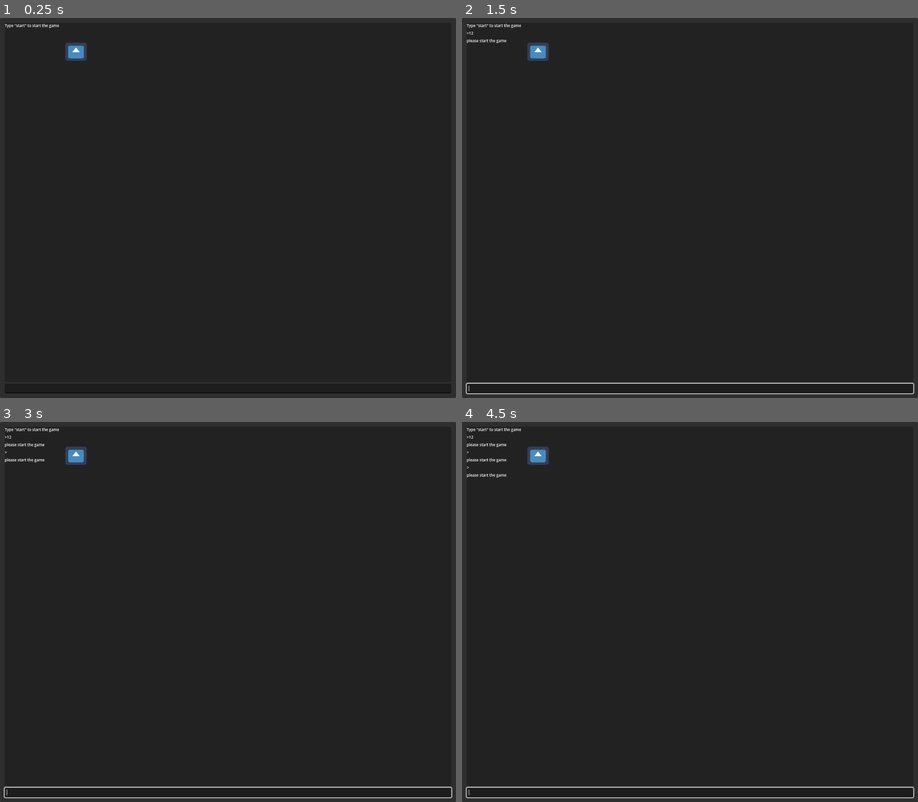
Above: before the commit, frames 1-4 (two rows, left to right).
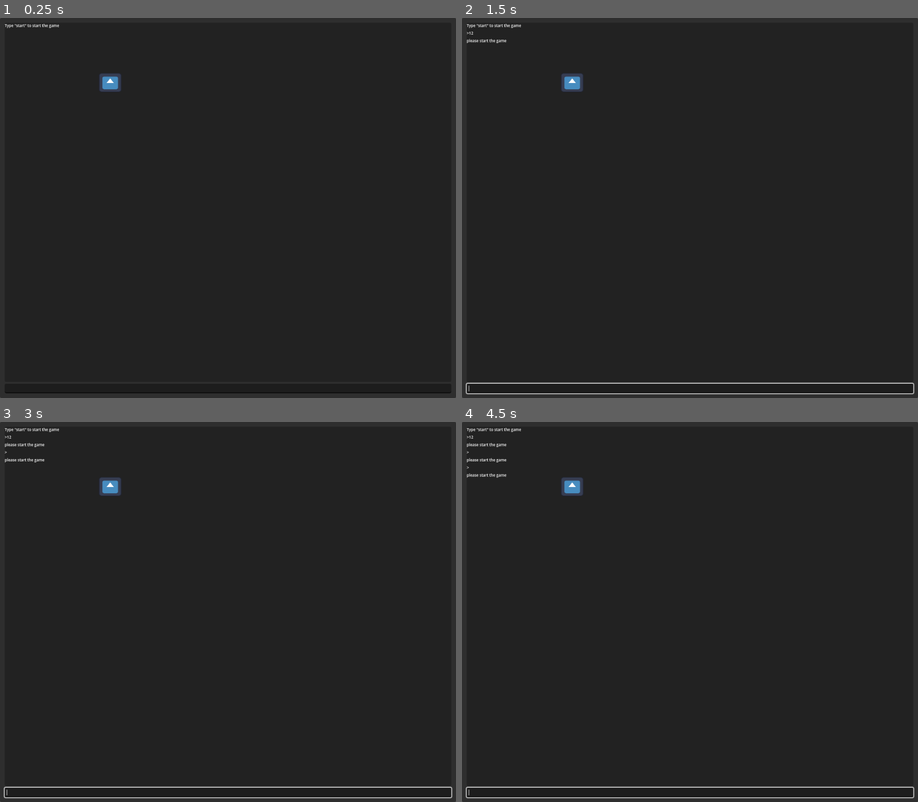
Above: after the commit, the same moments.

Repository: rawardi/dungeoncrawler
Game: Godot game, scene res://game.tscn
Two runs of this game, one before a commit and one after it. Both use one fixed random seed, a clock stepped at 60 frames per second and the inputs below. The engine's default icon, where the game draws it, is replaced by a stand-in: a white triangle on a blue panel in a dark square.
Inputs (mouse positions are in pixels of both pictures, inside the frame that each line leads up to):
- Up to frame 1 (0.25 s): no input
- Up to frame 2 (1.5 s): click (690, 390) at 0.52 s; type "12" at 0.6 s; tap Enter at 1.25 s
- Up to frame 3 (3 s): tap Space at 2 s; tap Enter at 2.75 s
- Up to frame 4 (4.5 s): tap Space at 3.5 s; tap Enter at 4.25 s

The runs differ from the first frame. In frame 1, 0.5% of the frame differs, in the area x 14-27%, y 6-20%; in frame 2, 0.5%; in frame 3, 0.5%; in frame 4, 0.5%.

Commit message:
room changing fixed

Diff:
--- a/dungeoncrawling/commandprocessor.gd
+++ b/dungeoncrawling/commandprocessor.gd
@@ -6,12 +6,16 @@
 @onready var room1=$roomhandler/room1
 @onready var room2=$roomhandler/room2
 @onready var room3=$roomhandler/room3
+@onready var playerpos=$roomhandler/Sprite2D
 var can_go_right = false
-@onready var currentroomright=$roomhandler/room1
+var currentroomright :Node2D
 var targetroomright :Node2D
 var can_go_left=false
 @onready var currentroomleft=$roomhandler/room1
 var targetroomleft :Node2D
+func _ready() -> void:
+	currentroomleft =room1
+	currentroomright=room1
 func  process(input:String) :
 	if start == false :
 		match input :
@@ -25,8 +29,9 @@
 			"right" :
 				if can_go_right:
 					travel=false
-					$roomhandler/Sprite2D.global_position=targetroomright.global_position
+					playerpos.global_position=targetroomright.global_position
 					currentroomright=targetroomright
+					print(currentroomright)
 					can_go_right=false
 					return "You go right."
 				else:
@@ -35,7 +40,7 @@
 			"left" :
 				if can_go_left:
 					travel=false
-					$roomhandler/Sprite2D.global_position=targetroomleft.global_position
+					playerpos.global_position=targetroomleft.global_position
 					currentroomleft=targetroomleft
 					can_go_left=false
 					return "You go left."
@@ -76,16 +81,12 @@
 	return "check Inventory"
 
 
-func _on_right_area_entered(area: Area2D) -> void:
-	targetroomright=area
+func _on_right_body_entered(body: Node2D) -> void:
+	targetroomright=body
+	print(currentroomright)
 	can_go_right=true
 
 
-func _on_left_area_entered(area: Area2D) -> void:
-	targetroomleft=area
+func _on_left_body_entered(body: Node2D) -> void:
+	targetroomleft=body
 	can_go_left=true
-
-
-func _on_right_body_entered(body: Node2D) -> void:
-	targetroomright=body
-	can_go_right=true
--- a/dungeoncrawling/game.tscn
+++ b/dungeoncrawling/game.tscn
@@ -4,11 +4,11 @@
 [ext_resource type="Script" path="res://commandprocessor.gd" id="2_b1lvj"]
 [ext_resource type="Texture2D" uid="uid://dso6lcvu0ekpy" path="res://icon.svg" id="3_e4ldw"]
 
-[sub_resource type="SegmentShape2D" id="SegmentShape2D_1hg2q"]
-b = Vector2(128, 0)
+[sub_resource type="RectangleShape2D" id="RectangleShape2D_u1ykk"]
+size = Vector2(74, 102.4)
 
-[sub_resource type="SegmentShape2D" id="SegmentShape2D_5tfn6"]
-b = Vector2(-149.333, 3.2)
+[sub_resource type="RectangleShape2D" id="RectangleShape2D_ikhcg"]
+size = Vector2(85.3334, 102.4)
 
 [sub_resource type="RectangleShape2D" id="RectangleShape2D_qode4"]
 size = Vector2(40, 33)
@@ -29,23 +29,30 @@
 script = ExtResource("2_b1lvj")
 
 [node name="roomhandler" type="Node2D" parent="commandprocessor"]
-position = Vector2(160, 72)
+position = Vector2(232, 136)
 
 [node name="Sprite2D" type="Sprite2D" parent="commandprocessor/roomhandler"]
-position = Vector2(0, -1)
+position = Vector2(0, 1.19209e-07)
 scale = Vector2(0.375, 0.3125)
 texture = ExtResource("3_e4ldw")
 
 [node name="right" type="Area2D" parent="commandprocessor/roomhandler/Sprite2D"]
+position = Vector2(64, 0)
 
 [node name="CollisionShape2D" type="CollisionShape2D" parent="commandprocessor/roomhandler/Sprite2D/right"]
-shape = SubResource("SegmentShape2D_1hg2q")
+position = Vector2(42.6667, 0)
+scale = Vector2(1, 1)
+shape = SubResource("RectangleShape2D_u1ykk")
 one_way_collision_margin = 0.0
 
 [node name="left" type="Area2D" parent="commandprocessor/roomhandler/Sprite2D"]
 
 [node name="CollisionShape2D" type="CollisionShape2D" parent="commandprocessor/roomhandler/Sprite2D/left"]
-shape = SubResource("SegmentShape2D_5tfn6")
+position = Vector2(-106.667, 0)
+scale = Vector2(1, 1)
+shape = SubResource("RectangleShape2D_ikhcg")
+one_way_collision_margin = 0.0
+debug_color = Color(0.997081, 0, 0.173671, 0.42)
 
 [node name="down" type="RayCast2D" parent="commandprocessor/roomhandler/Sprite2D"]
 target_position = Vector2(0, 102.4)
@@ -56,25 +63,35 @@
 collide_with_areas = true
 
 [node name="room1" type="StaticBody2D" parent="commandprocessor/roomhandler"]
+modulate = Color(1, 0, 1, 1)
 position = Vector2(-8, 16)
 
 [node name="CollisionShape2D" type="CollisionShape2D" parent="commandprocessor/roomhandler/room1"]
-position = Vector2(12, -16.5)
+position = Vector2(8, -17)
 shape = SubResource("RectangleShape2D_qode4")
 
+[node name="Node2D" type="Node2D" parent="commandprocessor/roomhandler/room1"]
+position = Vector2(8, -16)
+
 [node name="room2" type="StaticBody2D" parent="commandprocessor/roomhandler"]
+modulate = Color(0, 1, 0, 1)
 position = Vector2(64, 0)
 
 [node name="CollisionShape2D" type="CollisionShape2D" parent="commandprocessor/roomhandler/room2"]
 position = Vector2(0, -1)
 shape = SubResource("RectangleShape2D_qode4")
 
+[node name="Node2D" type="Node2D" parent="commandprocessor/roomhandler/room2"]
+
 [node name="room3" type="StaticBody2D" parent="commandprocessor/roomhandler"]
+modulate = Color(1, 1, 0, 1)
 position = Vector2(-64, 0)
 
 [node name="CollisionShape2D" type="CollisionShape2D" parent="commandprocessor/roomhandler/room3"]
 position = Vector2(0, -1)
 shape = SubResource("RectangleShape2D_qode4")
+
+[node name="Node2D" type="Node2D" parent="commandprocessor/roomhandler/room3"]
 
 [node name="PanelContainer" type="PanelContainer" parent="."]
 layout_mode = 1
@@ -113,11 +130,9 @@
 [node name="LineEdit" type="LineEdit" parent="PanelContainer/MarginContainer/VBoxContainer/input"]
 layout_mode = 2
 
-[connection signal="area_entered" from="commandprocessor/roomhandler/Sprite2D/right" to="commandprocessor" method="_on_right_area_entered"]
-[connection signal="area_exited" from="commandprocessor/roomhandler/Sprite2D/right" to="commandprocessor" method="_on_right_area_exited"]
-[connection signal="body_entered" from="commandprocessor/roomhandler/Sprite2D/right" to="." method="_on_right_body_entered"]
 [connection signal="body_entered" from="commandprocessor/roomhandler/Sprite2D/right" to="commandprocessor" method="_on_right_body_entered"]
 [connection signal="area_entered" from="commandprocessor/roomhandler/Sprite2D/left" to="commandprocessor" method="_on_left_area_entered"]
 [connection signal="area_exited" from="commandprocessor/roomhandler/Sprite2D/left" to="." method="_on_left_area_exited"]
 [connection signal="area_exited" from="commandprocessor/roomhandler/Sprite2D/left" to="commandprocessor" method="_on_left_area_exited"]
+[connection signal="body_entered" from="commandprocessor/roomhandler/Sprite2D/left" to="commandprocessor" method="_on_left_body_entered"]
 [connection signal="text_submitted" from="PanelContainer/MarginContainer/VBoxContainer/input/LineEdit" to="." method="_on_line_edit_text_submitted"]
